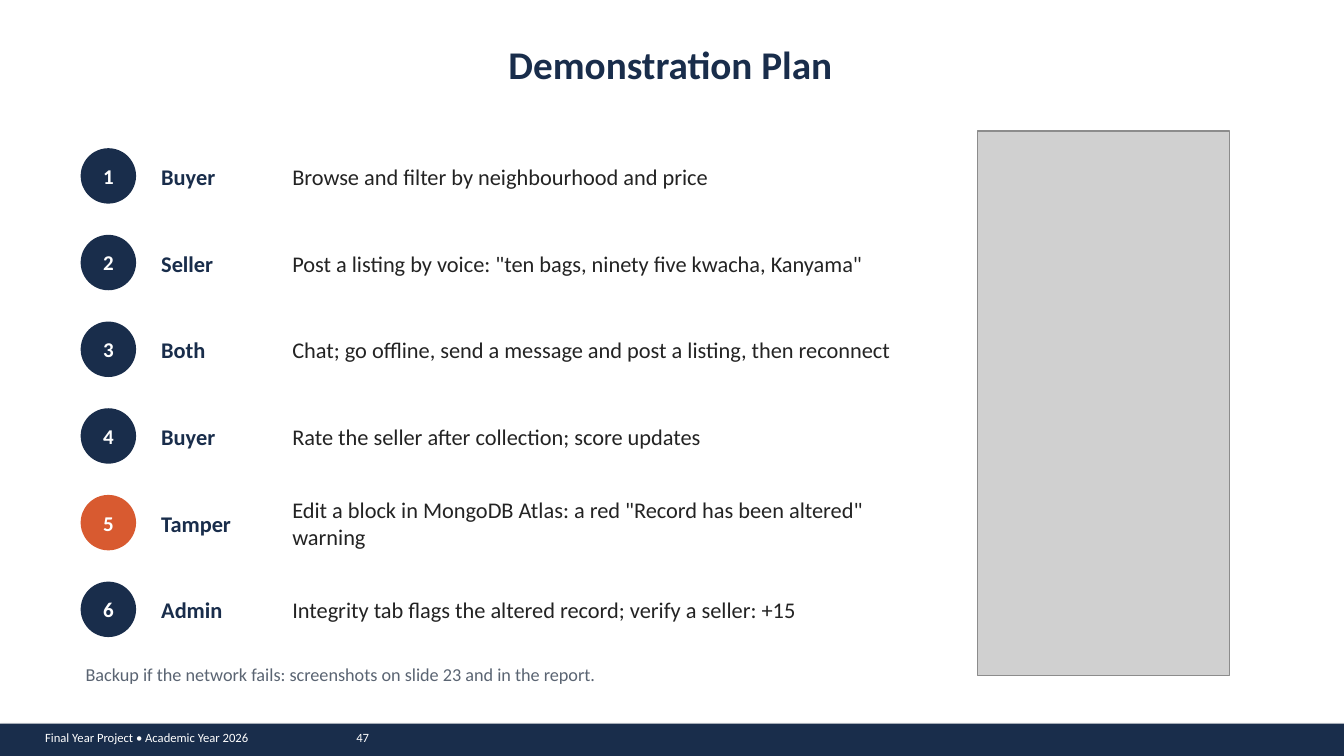
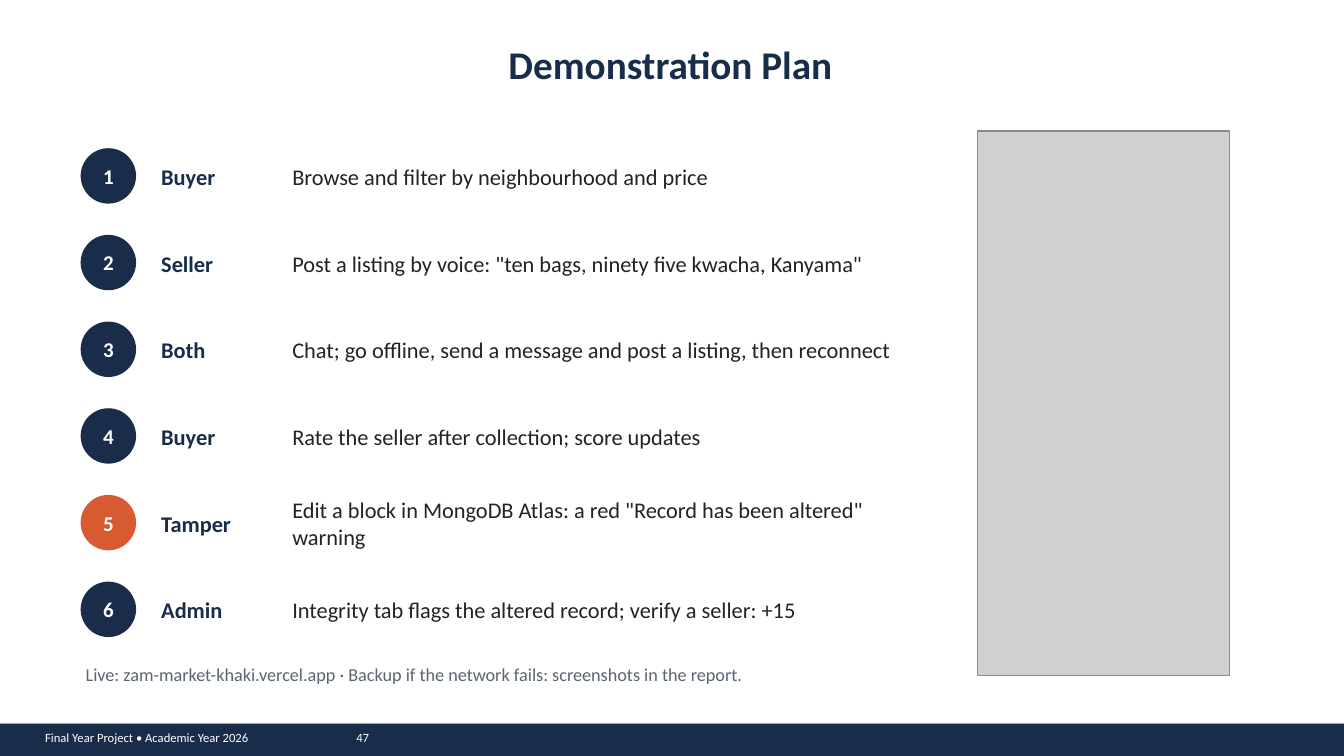
Before and after one commit to john-chola/ZamMarket, a slide deck: slide 47 of docs/presentation/ZamMarket_Presentation.pptx. Drawn at 1344x756 pixels with LibreOffice and Linux fonts; fonts in the diff are those of the drawing; grey boxes stand for pictures. Boxes give left, top, right and bottom in pixels: in the first picture for what was removed or moved away, otherwise in the second. Text is boxed around its words. In the diff, an @@ line names an element or a change of style, - is before the commit and + after.

```diff
--- a/docs/presentation/ZamMarket_Presentation.pptx
+++ b/docs/presentation/ZamMarket_Presentation.pptx
@@ text at (86,668,742,684): text changed @@
-Backup if the network fails: screenshots on slide 23 and in the report.
+Live: zam-market-khaki.vercel.app · Backup if the network fails: screenshots in the report.
```
Also in this commit, not shown: 13 other slides changed, 2 other files.
